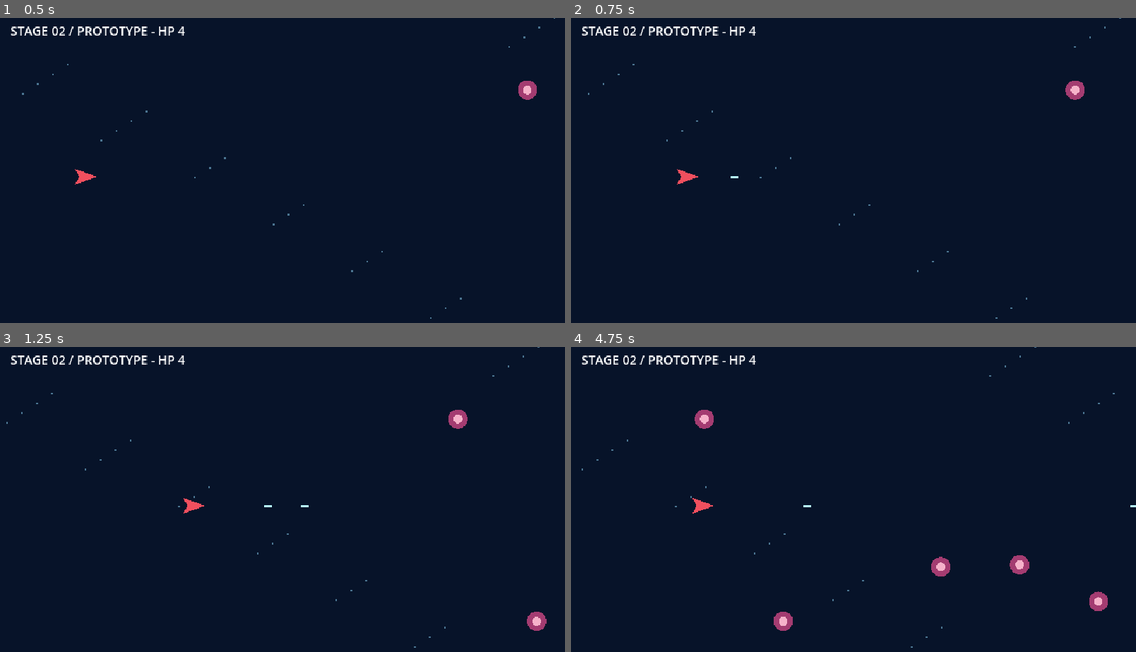
Above: before the commit, frames 1-4 (two rows, left to right).
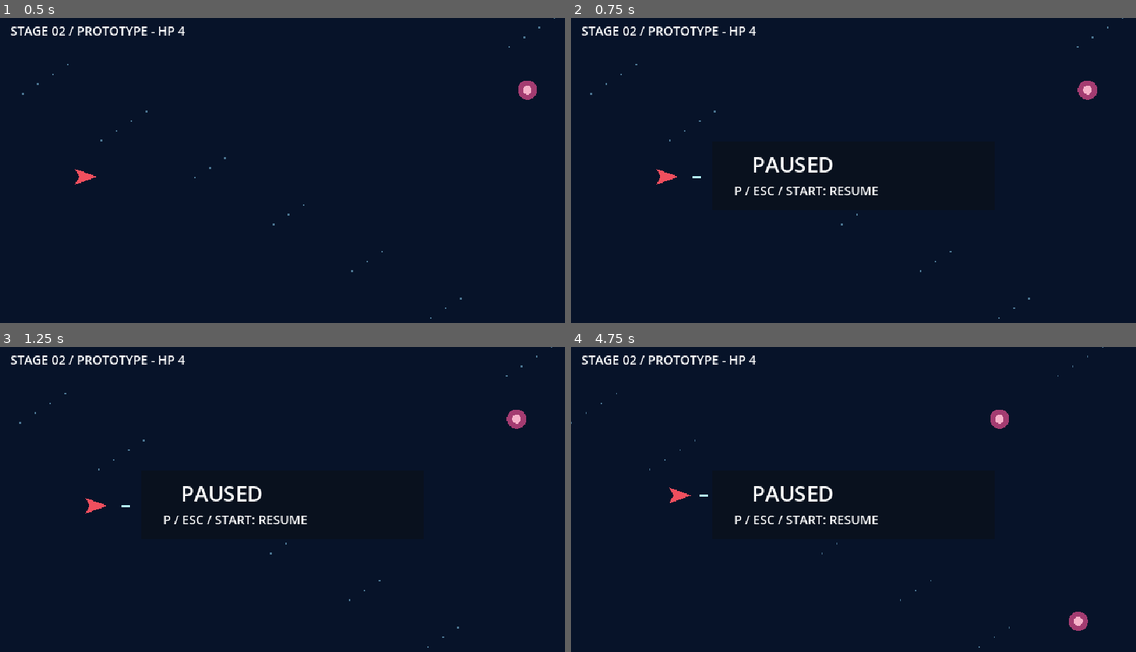
Above: after the commit, the same moments.

Repository: coshimagame/manjusyage
Game: Godot game, scene res://prototypes/stage2_combat.tscn
Same seed, same stepped clock (60 frames per second), same inputs: the game is played once before the commit and once after it. This scene is started directly instead of the project's main scene.
Inputs (mouse positions are in pixels of both pictures, inside the frame that each line leads up to):
- Up to frame 1 (0.5 s): no input
- Up to frame 2 (0.75 s): tap Enter (ui_accept) at 0.5 s; move the mouse to (977, 161) at 0.52 s; hold Right (ui_right) from 0.53 s (still down); tap P at 0.6 s; click (977, 161) at 0.67 s
- Up to frame 3 (1.25 s): keep holding Right (ui_right); tap Enter (ui_accept) at 0.77 s; tap R at 0.8 s
- Up to frame 4 (4.75 s): move the mouse to (740, 520) at 1.27 s; release Right (ui_right) at 1.28 s; hold Down (ui_down) 1.28-2.03 s; tap R at 1.35, 3.05, 3.6 s; tap Enter (ui_accept) at 1.52, 3.02, 3.77, 4.52 s; tap E at 1.55, 2.1, 3.8 s; move the mouse to (910, 435) at 2.02 s; hold Right (ui_right) 2.03-2.78 s; tap P at 2.3, 2.85, 4.55 s; move the mouse to (825, 569) at 2.77 s; hold Up (ui_up) 2.78-3.53 s; click (825, 569) at 2.92 s; move the mouse to (1023, 554) at 3.52 s; hold Left (ui_left) from 3.53 s (still down); tap Escape at 4.15 s; move the mouse to (684, 456) at 4.27 s; tap M at 4.35 s

Frame 1 is identical in both runs. In frame 2, 1.2% of the frame differs, in the area x 3-98%, y 0-99%; in frame 3, 1.5%; in frame 4, 2.1%, in the area x 0-100%, y 0-99%.

Commit message:
Add pause/resume and gamepad retry to stage 2 combat prototype

Diff:
--- a/prototypes/stage2_combat.gd
+++ b/prototypes/stage2_combat.gd
@@ -14,13 +14,14 @@
 var boss_active := false
 var finished := false
 var won := false
+var paused := false
 
 func _ready() -> void:
 	texture_filter = CanvasItem.TEXTURE_FILTER_NEAREST
 	queue_redraw()
 
 func _process(delta: float) -> void:
-	if finished:
+	if finished or paused:
 		queue_redraw()
 		return
 	elapsed += delta
@@ -81,10 +82,22 @@
 			if hp <= 0: finished = true
 	queue_redraw()
 
-func _unhandled_key_input(event: InputEvent) -> void:
+func _unhandled_input(event: InputEvent) -> void:
 	if event is InputEventKey and event.pressed and not event.echo:
-		if event.keycode == KEY_R and finished:
+		if event.keycode == KEY_P or event.keycode == KEY_ESCAPE:
+			if not finished:
+				paused = not paused
+				get_viewport().set_input_as_handled()
+		elif event.keycode == KEY_R and finished:
 			get_tree().reload_current_scene()
+			get_viewport().set_input_as_handled()
+	if event is InputEventJoypadButton and event.pressed:
+		if event.button_index == JOY_BUTTON_START and not finished:
+			paused = not paused
+			get_viewport().set_input_as_handled()
+		elif event.button_index == JOY_BUTTON_B and finished:
+			get_tree().reload_current_scene()
+			get_viewport().set_input_as_handled()
 
 func _draw() -> void:
 	draw_rect(Rect2(Vector2.ZERO, SIZE), Color("#071329"))
@@ -104,7 +117,11 @@
 		draw_circle(center, 8, Color("#fff0c6"))
 		draw_rect(Rect2(Vector2(425, 10), Vector2(float(boss_hp) / 24.0 * 195.0, 5)), Color("#f16487"))
 	draw_string(ThemeDB.fallback_font, Vector2(12, 20), "STAGE 02 / PROTOTYPE - HP %d" % hp, HORIZONTAL_ALIGNMENT_LEFT, -1, 14, Color.WHITE)
+	if paused and not finished:
+		draw_rect(Rect2(160, 140, 320, 78), Color("#09111e"))
+		draw_string(ThemeDB.fallback_font, Vector2(205, 175), "PAUSED", HORIZONTAL_ALIGNMENT_LEFT, -1, 24, Color.WHITE)
+		draw_string(ThemeDB.fallback_font, Vector2(185, 201), "P / ESC / START: RESUME", HORIZONTAL_ALIGNMENT_LEFT, -1, 14, Color.WHITE)
 	if finished:
 		draw_rect(Rect2(150, 130, 340, 100), Color("#09111e"))
 		draw_string(ThemeDB.fallback_font, Vector2(185, 175), "CLEAR" if won else "GAME OVER", HORIZONTAL_ALIGNMENT_LEFT, -1, 26, Color.WHITE)
-		draw_string(ThemeDB.fallback_font, Vector2(185, 208), "R: RETRY  (NO CAMPAIGN SAVE)", HORIZONTAL_ALIGNMENT_LEFT, -1, 14, Color.WHITE)
+		draw_string(ThemeDB.fallback_font, Vector2(185, 208), "R / PAD B: RETRY (NO SAVE)", HORIZONTAL_ALIGNMENT_LEFT, -1, 14, Color.WHITE)
